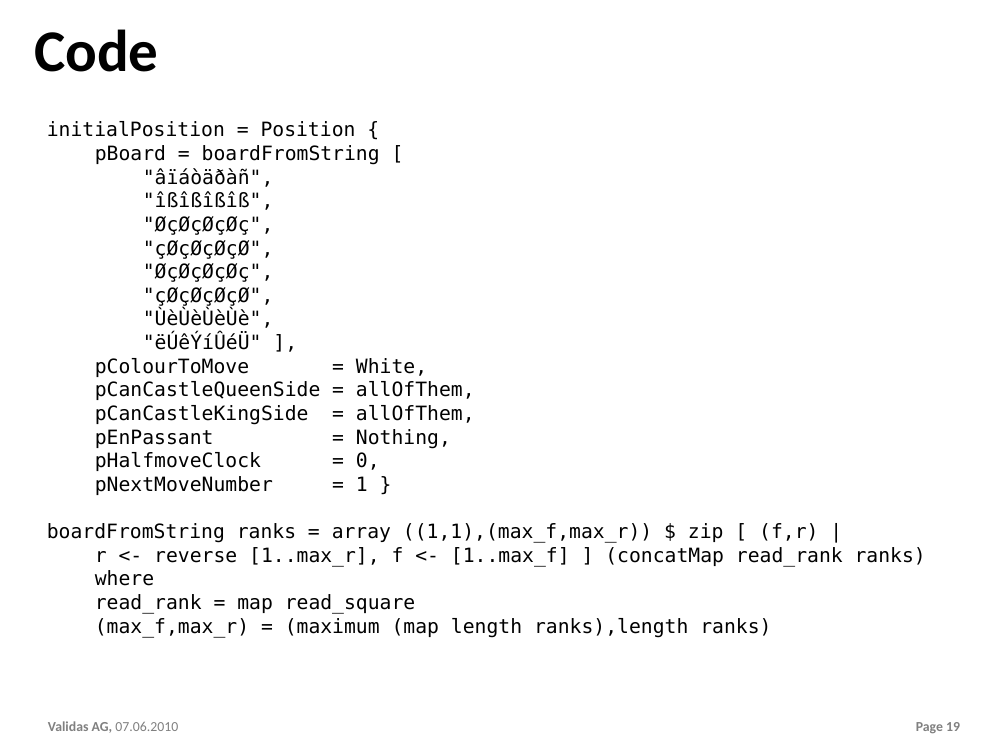
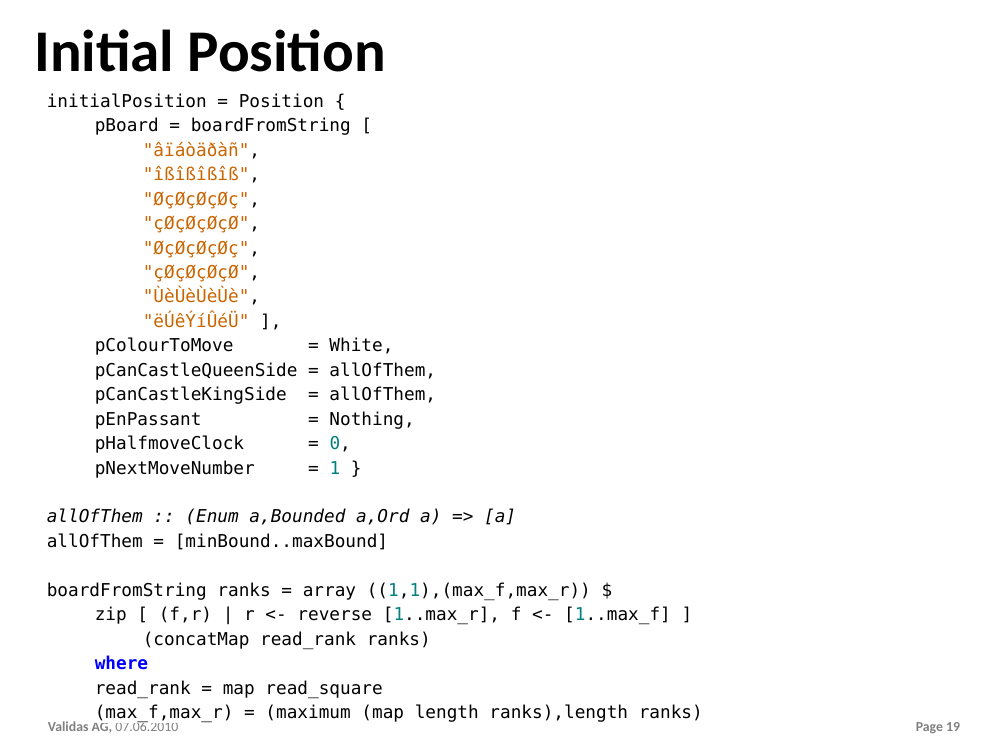
Before and after one commit to theoremprover/chess, a slide deck: slide 19 of ppt/Chess200.pptx. Drawn at 1008x756 pixels with LibreOffice and Linux fonts; fonts in the diff are those of the drawing; background and template pictures are left out. Boxes give left, top, right and bottom in pixels: in the first picture for what was removed or moved away, otherwise in the second. Text is boxed around its words. In the diff, an @@ line names an element or a change of style, - is before the commit and + after.

```diff
--- a/ppt/Chess200.pptx
+++ b/ppt/Chess200.pptx
@@ title at <box>34,29,386,72</box>: text changed @@
-Code
+Initial Position
@@ text "initialPosition = Position {": place and size @@
-text "initialPosition = Position {" at <box>47,121,926,638</box>
+text "initialPosition = Position {" at <box>47,93,703,723</box>
@@ text at <box>47,93,703,723</box>: size 20 to 18 pt, highlight none to #FFFFFF in "initialPosition = Position {", "pBoard = boardFromString [", ""âïáòäðàñ",", ""îßîßîßîß"," and 15 more places; text colour #000000 to #CA6500 in ""âïáòäðàñ",", ""îßîßîßîß",", ""ØçØçØçØç",", ""çØçØçØçØ"," and 4 more places; text colour #000000 to #008080 in "0,", "1"; text colour #000000 to #0000FF, bold on in "where"; line spacing 1 to 1.15 @@
@@ text at <box>47,508,671,650</box>: text changed; size 20 to 18 pt @@
-boardFromString ranks = array ((1,1),(max_f,max_r)) $ zip [ (f,r) |
-r <- reverse [1..max_r], f <- [1..max_f] ] (concatMap read_rank ranks)
+allOfThem :: (Enum a,Bounded a,Ord a) => [a]
+allOfThem = [minBound..maxBound]
+boardFromString ranks = array ((1,1),(max_f,max_r)) $
+zip [ (f,r) | r <- reverse [1..max_r], f <- [1..max_f] ]
+(concatMap read_rank ranks)
```
Also in this commit, not shown: 5 other slides changed, 9 slides added, 2 other files.
